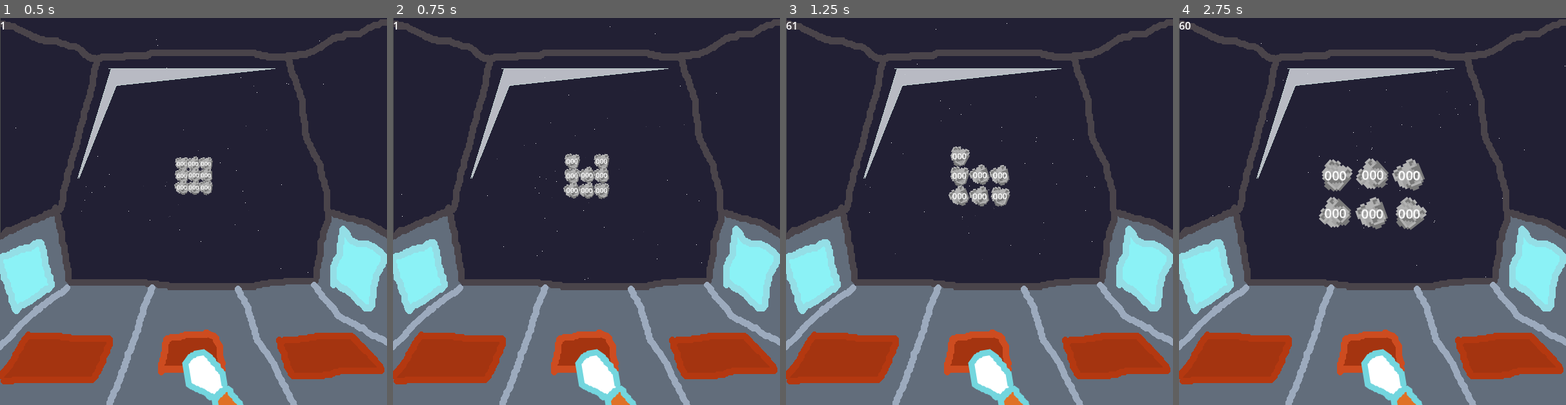
Above: before the commit, frames 1-4 (left to right).
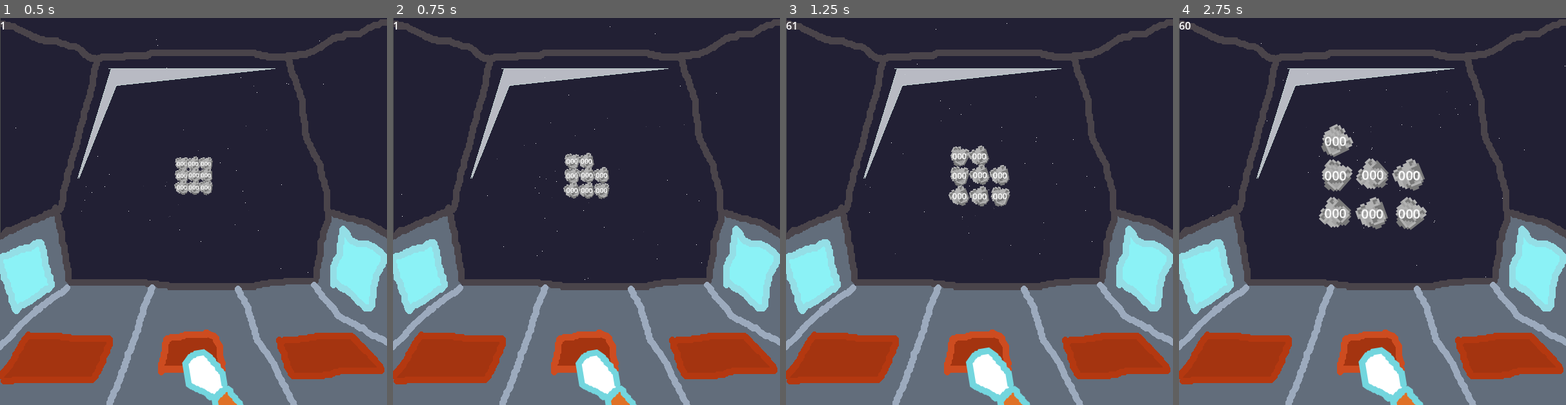
Above: after the commit, the same moments.

Repository: sugarvoid/alpha-space
Game: Godot game, scene res://game/game.tscn
Same seed, same stepped clock (60 frames per second), same inputs: the game is played once before the commit and once after it.
Inputs:
- Up to frame 1 (0.5 s): no input
- Up to frame 2 (0.75 s): hold Right (ui_right) from 0.53 s (still down); hold Keypad 8 (num_pad_eight) from 0.53 s (still down)
- Up to frame 3 (1.25 s): keep holding Right (ui_right); keep holding Keypad 8 (num_pad_eight); tap Keypad 9 (num_pad_nine) at 0.8 s
- Up to frame 4 (2.75 s): release Right (ui_right) at 1.28 s; release Keypad 8 (num_pad_eight) at 1.28 s; hold Left (ui_left) 1.28-2.03 s; tap Keypad 9 (num_pad_nine) at 1.35 s; tap Keypad 7 (num_pad_seven) at 1.55 s; hold Right (ui_right) from 2.03 s (still down); hold Keypad 7 (num_pad_seven) from 2.03 s (still down); tap Keypad 8 (num_pad_eight) at 2.3 s

Frame 1 is identical in both runs. In frame 2, 0.3% of the frame differs, in the area x 47-63%, y 34-100%; in frame 3, 0.5%; in frame 4, 0.8%, in the area x 36-64%, y 27-100%.

Commit message:
Changed input function on game

Diff:
--- a/game/game.gd
+++ b/game/game.gd
@@ -24,7 +24,7 @@
 func _process(delta: float) -> void:
 	fps_label.update_label(Engine.get_frames_per_second())
 
-func _input(event) -> void:
+func _unhandled_input(event) -> void:
 	if event.is_action_pressed("num_pad_one"):
 		print('6')
 		_shoot_laser(6)
@@ -43,13 +43,13 @@
 	elif event.is_action_pressed("num_pad_six"):
 		print('5')
 		_shoot_laser(5)
-	elif event.is_action_pressed("num_pad_seven"):
+	elif event.is_action_pressed("ui_up"):
 		print('0')
 		_shoot_laser(0)
-	elif event.is_action_pressed("num_pad_eight"):
+	elif event.is_action_pressed("ui_left"):
 		print('1')
 		_shoot_laser(1)
-	elif event.is_action_pressed("num_pad_nine"):
+	elif event.is_action_pressed("ui_right"):
 		print('2')
 		_shoot_laser(2)
 
@@ -61,6 +61,7 @@
 func _shoot_laser(array_slot: int) -> void:
 
 	if self.meteor_manager.check_if_slot_has_meteor(array_slot):
+		self.hand_sprite.play_press_animation()
 		var targeted_meteor: Meteor
 		targeted_meteor = self.meteor_manager.current_meteors[array_slot]
 		var target_pos: Vector2 = targeted_meteor.global_position
--- a/game/hand/hand.gd
+++ b/game/hand/hand.gd
@@ -3,9 +3,9 @@
 
 signal press_animation_finished
 
-@onready var animation_player: AnimationPlayer
+@onready var animation_player: AnimationPlayer = get_node("AnimationPlayer")
 
 
 func play_press_animation() -> void:
 	self.animation_player.play("press_button")
-	self.emit_signal("play_press_animation")
+	self.emit_signal("press_animation_finished")
